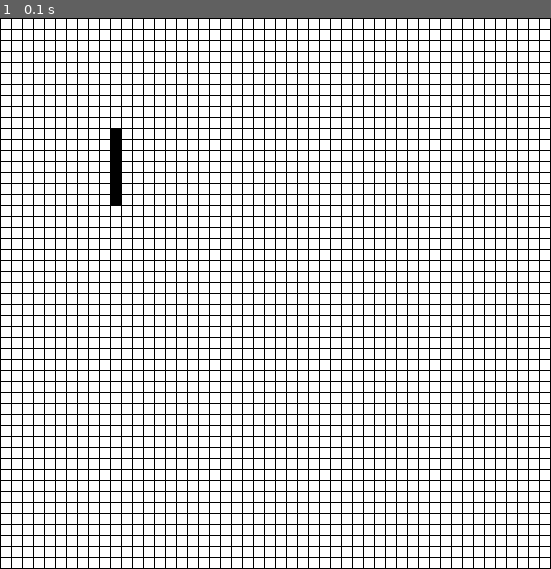
Above: before the commit, frame 1.
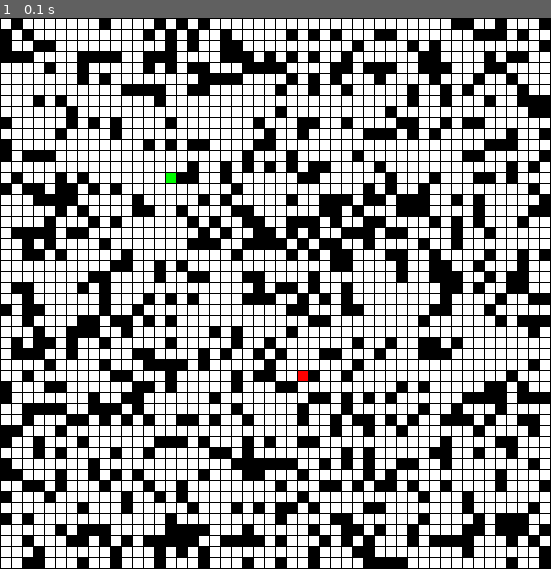
Above: after the commit, the same moment.

Repository: kushpatel97/CS-440_A_1
Game: pygame game, started from app.py
Two runs of this game, one before a commit and one after it. Both use one fixed random seed, a clock stepped at 60 frames per second and the inputs below.
Inputs:
- Up to frame 1 (0.1 s): no input

The runs differ from the first frame. In frame 1, 23% of the frame differs, in the area x 0-100%, y 0-100%.

Commit message:
Created maze with start and end state

Diff:
--- a/Queue.py
+++ /dev/null
@@ -1 +0,0 @@
-import Queue
--- a/app.py
+++ b/app.py
@@ -1,14 +1,7 @@
-"""
- Example program to show using an array to back a grid on-screen.
+import pygame
+from random import *
+from util import *
 
- Sample Python/Pygame Programs
- Simpson College Computer Science
- http://programarcadegames.com/
- http://simpson.edu/computer-science/
-
- Explanation video: http://youtu.be/mdTeqiWyFnc
-"""
-import pygame
 
 # Define some colors
 BLACK = (0, 0, 0)
@@ -40,6 +33,19 @@
 # column numbers start at zero.)
 # grid[1][5] = 1
 
+#################
+# wall = -1
+# start = 1
+# goal = 2
+#
+
+#################
+
+# Build Maze
+buildMaze(grid)
+setStart(grid)
+setGoal(grid)
+
 # Initialize pygame
 pygame.init()
 
@@ -58,14 +64,6 @@
 clock = pygame.time.Clock()
 
 
-grid[10][10] = 9
-grid[11][10] = 9
-grid[12][10] = 9
-grid[13][10] = 9
-grid[14][10] = 9
-grid[15][10] = 9
-grid[16][10] = 9
-
 
 # -------- Main Program Loop -----------
 while not done:
@@ -79,7 +77,7 @@
             column = pos[0] // (WIDTH + MARGIN)
             row = pos[1] // (HEIGHT + MARGIN)
             # Set that location to one
-            grid[row][column] = 1
+            # grid[row][column] = 1
             print("Click ", pos, "Grid coordinates: ", row, column)
 
     # Set the screen background
@@ -89,14 +87,20 @@
     for row in range(ROWS):
         for column in range(COLS):
             color = WHITE
-            if grid[row][column] == 9:
+
+            if grid[row][column] == -1:
                 color = BLACK
-            pygame.draw.rect(screen,
-                             color,
-                             [(MARGIN + WIDTH) * column + MARGIN,
-                              (MARGIN + HEIGHT) * row + MARGIN,
-                              WIDTH,
-                              HEIGHT])
+            pygame.draw.rect(screen, color, [(MARGIN + WIDTH) * column + MARGIN,(MARGIN + HEIGHT) * row + MARGIN, WIDTH, HEIGHT])
+
+            if grid[row][column] == 1:
+                color = RED
+                pygame.draw.rect(screen, color,
+                                 [(MARGIN + WIDTH) * column + MARGIN, (MARGIN + HEIGHT) * row + MARGIN, WIDTH, HEIGHT])
+            if grid[row][column] == 2:
+                color = GREEN
+                pygame.draw.rect(screen, color,
+                                 [(MARGIN + WIDTH) * column + MARGIN, (MARGIN + HEIGHT) * row + MARGIN, WIDTH, HEIGHT])
+
 
     # Limit to 60 frames per second
     clock.tick(60)
--- /dev/null
+++ b/util.py
@@ -0,0 +1,21 @@
+from random import *
+
+def buildMaze(board):
+    length = len(board)
+    for i in range(length):
+        for j in range(length):
+            if (random() < 0.7):
+                board[i][j] = 0
+            else:
+                board[i][j] = -1
+
+def setStart(board):
+    x = randint(0,len(board))
+    y = randint(0,len(board))
+    board[x][y] = 1
+
+
+def setGoal(board):
+    x = randint(0,len(board))
+    y = randint(0,len(board))
+    board[x][y] = 2
